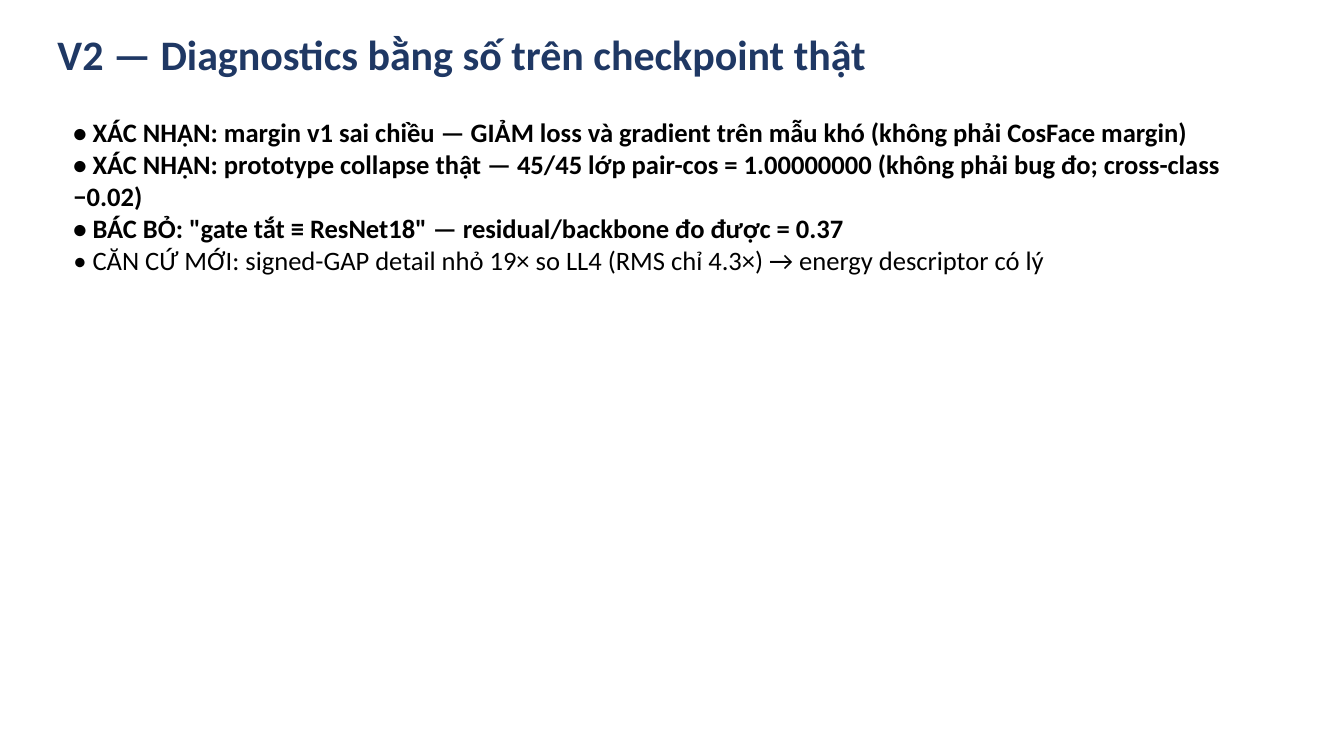
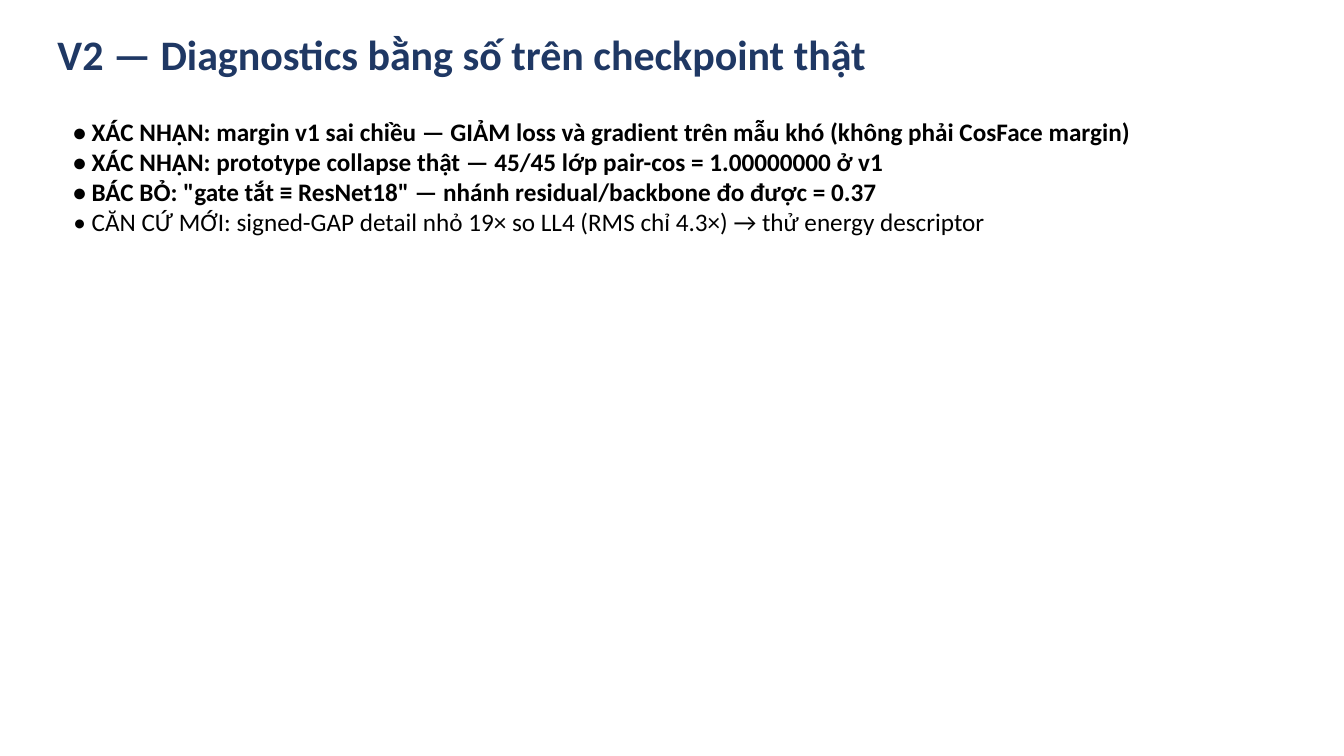
Before and after one commit to bangdang-ai-developer/kaggle-research, a slide deck: slide 10 of deliverables/Slides_cuoi_mon_NWPU_RESISC45.pptx (slide 9 before the commit). Drawn at 1344x756 pixels with LibreOffice and Linux fonts; fonts in the diff are those of the drawing. Boxes give left, top, right and bottom in pixels: in the first picture for what was removed or moved away, otherwise in the second. Text is boxed around its words. In the diff, an @@ line names an element or a change of style, - is before the commit and + after.

```diff
--- a/deliverables/Slides_cuoi_mon_NWPU_RESISC45.pptx
+++ b/deliverables/Slides_cuoi_mon_NWPU_RESISC45.pptx
@@ text at [92,120,1130,146]: size 19 to 18 pt in "• XÁC NHẬN: margin v1 sai chiều ..." @@
@@ text at [92,150,984,236]: text changed; size 19 to 18 pt @@
-• XÁC NHẬN: prototype collapse thật — 45/45 lớp pair-cos = 1.00000000 (không phải bug đo; cross-class −0.02)
-• BÁC BỎ: "gate tắt ≡ ResNet18" — residual/backbone đo được = 0.37
-• CĂN CỨ MỚI: signed-GAP detail nhỏ 19× so LL4 (RMS chỉ 4.3×) → energy descriptor có lý
+• XÁC NHẬN: prototype collapse thật — 45/45 lớp pair-cos = 1.00000000 ở v1
+• BÁC BỎ: "gate tắt ≡ ResNet18" — nhánh residual/backbone đo được = 0.37
+• CĂN CỨ MỚI: signed-GAP detail nhỏ 19× so LL4 (RMS chỉ 4.3×) → thử energy descriptor
```
Also in this commit, not shown: 12 other slides changed, 6 slides added, 7 slides removed, 24 other files.
